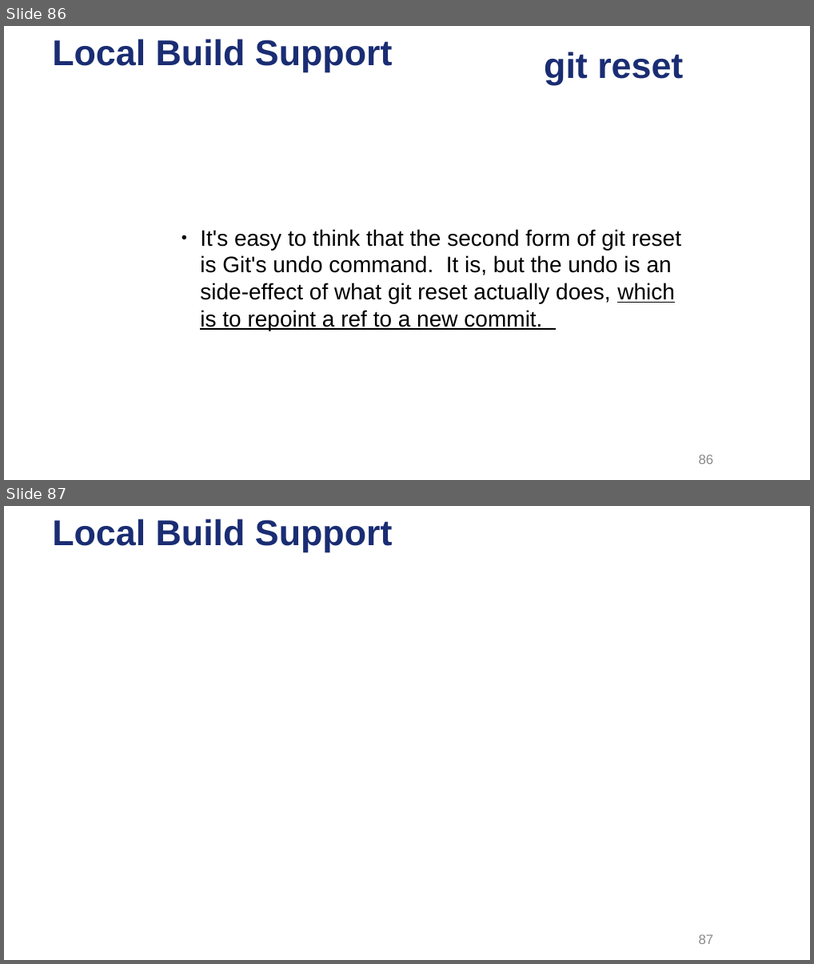
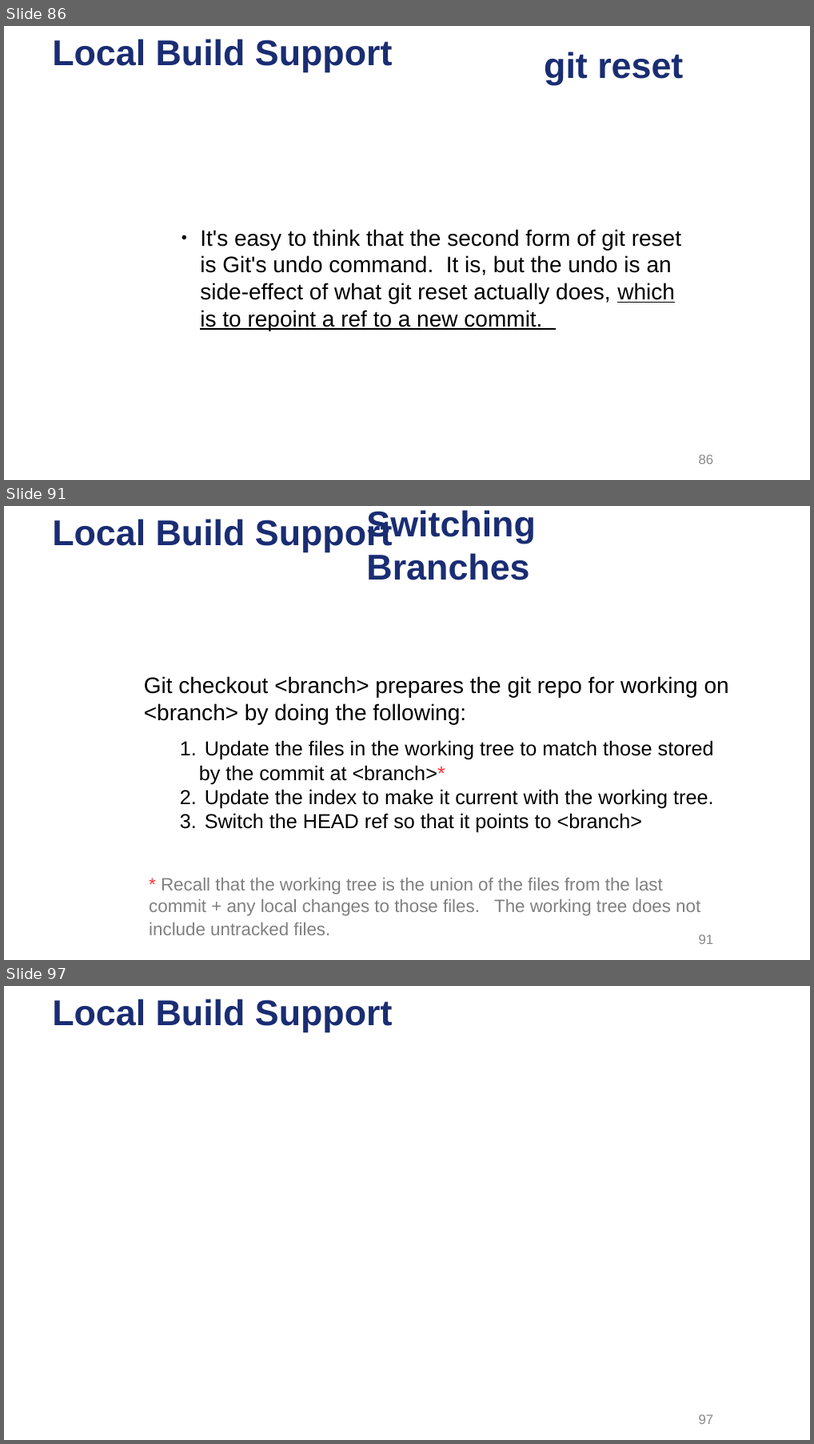
Before and after one commit to ysgard/git-presentation, a slide deck: Dive into Git.odp. Shown one above the other, each under a label of ours: slides 86 and 87 before the commit, slides 86, 91 and 97 after it; the slides between them are not shown. The pictures are 814x964 and 814x1444 pixels, drawn with LibreOffice and Linux fonts; fonts in the diff are those of the drawing; background and template pictures are left out. Boxes give left, top, right and bottom in pixels: in the first picture for what was removed or moved away, otherwise in the second. Text is boxed around its words. In the diff, an @@ line names an element or a change of style, - is before the commit and + after.

Commit message:
Up to checkout

```diff
--- a/Dive into Git.odp
+++ b/Dive into Git.odp
@@ slide 91 added at <box>4,506,810,960</box>, background picture (left out); not listed: 1 template element that a slide beside it also shows @@
@@ title added at <box>366,510,535,580</box>, 32 pt, text #1A2D73, bold @@
+Switching Branches
@@ text added at <box>144,676,730,724</box>, 20 pt, text #000000 @@
+● Git checkout <branch> prepares the git repo for working on <branch> by doing the following:
@@ text added at <box>199,740,714,833</box>, 18 pt, text #000000 @@
+1. Update the files in the working tree to match those stored by the commit at <branch>*
+2. Update the index to make it current with the working tree.
+3. Switch the HEAD ref so that it points to <branch>
@@ text added at <box>149,878,701,936</box>, 16 pt, text #808080 @@
+* Recall that the working tree is the union of the files from the last
+commit + any local changes to those files. The working tree does not
+include untracked files.
@@ page number added at <box>699,935,714,944</box>, 12 pt, text #898989 @@
+91
@@ what was slide 87 is now slide 97 @@
```
Also in this commit, not shown: 3 slides changed, 10 other slides added, 1 slide removed, 10 other files.
